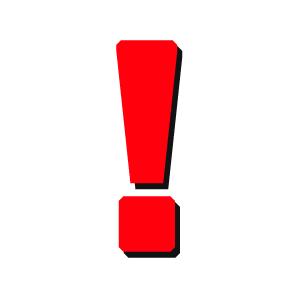
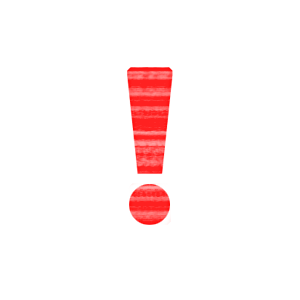
Comparing the layer stacks of the two (300, 300) images. Changes:
added group "Group 1" with 1 layers above "!" over bbox(127, 67, 173, 225)
added layer "Color Fill 1" in group "Group 1" over bbox(127, 67, 173, 225)
hid "!" over bbox(116, 40, 178, 252)
